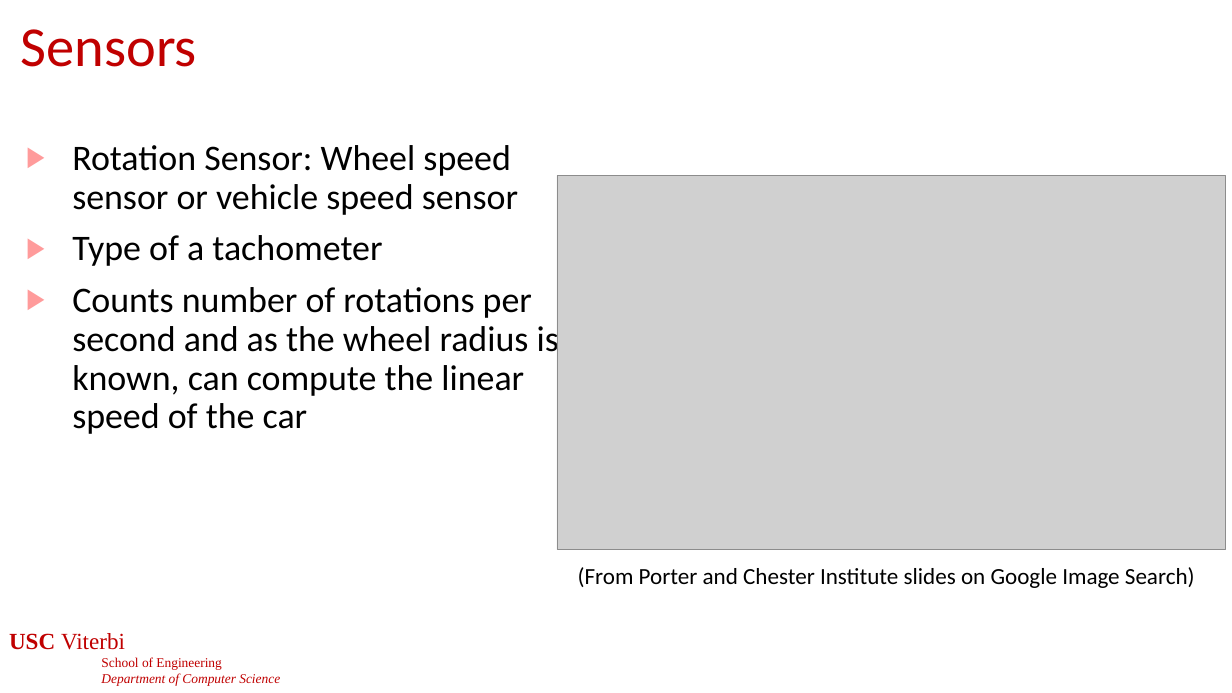
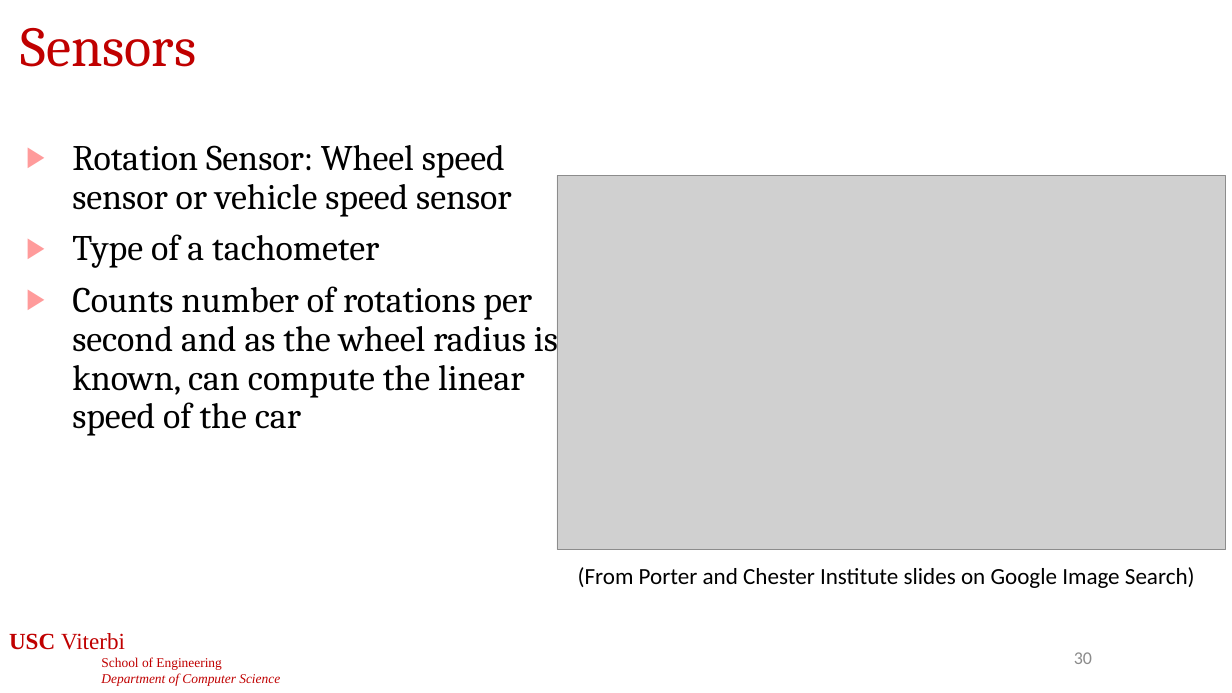
Before and after one commit to jdeshmukh/jdeshmukh.github.io, a slide deck: slide 30 of teaching/cs513-autocps-fall-2026/slides/2-ModelsOfComputation.pptx. Drawn at 1232x693 pixels with LibreOffice and Linux fonts; fonts in the diff are those of the drawing; grey boxes stand for pictures; background and template pictures are left out. Boxes give left, top, right and bottom in pixels: in the first picture for what was removed or moved away, otherwise in the second. Text is boxed around its words. In the diff, an @@ line names an element or a change of style, - is before the commit and + after.

```diff
--- a/teaching/cs513-autocps-fall-2026/slides/2-ModelsOfComputation.pptx
+++ b/teaching/cs513-autocps-fall-2026/slides/2-ModelsOfComputation.pptx
@@ title "Sensors" at bbox=[21, 28, 197, 67]: font Calibri to Cambria @@
@@ text "Rotation Sensor: Wheel speed sensor ..." at bbox=[72, 145, 558, 436]: font Calibri to Cambria @@
@@ page number added at bbox=[1074, 652, 1092, 664], 14 pt, text #8C8C8C @@
+30
```
Also in this commit, not shown: 46 other slides changed, 1 slide added, 1 other file.
